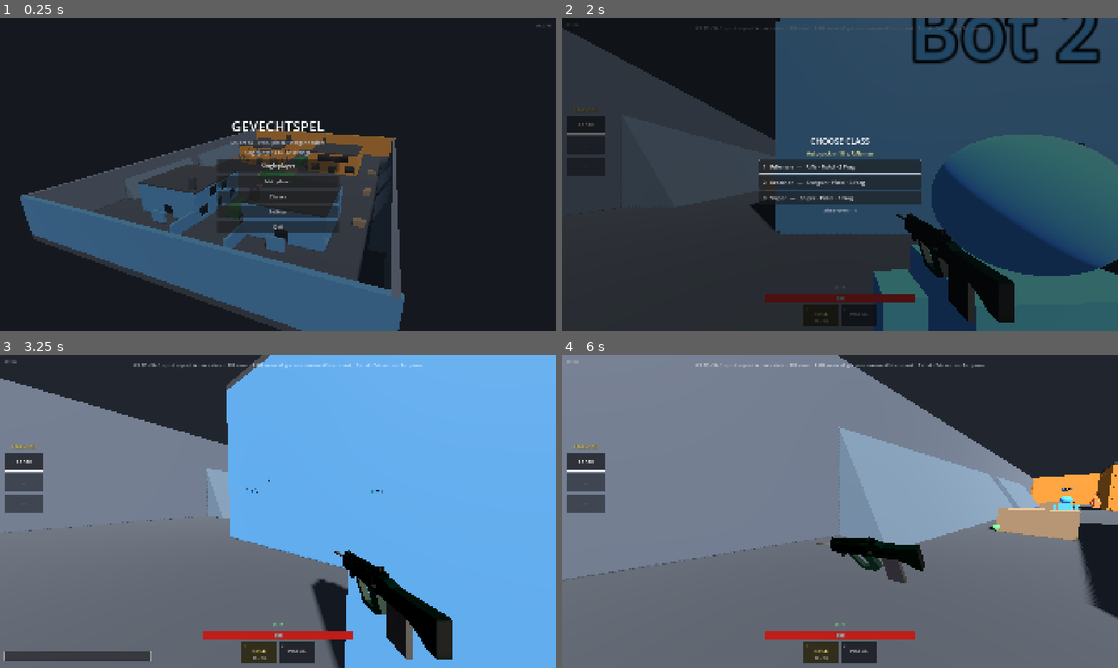
Above: before the commit, frames 1-4 (two rows, left to right).
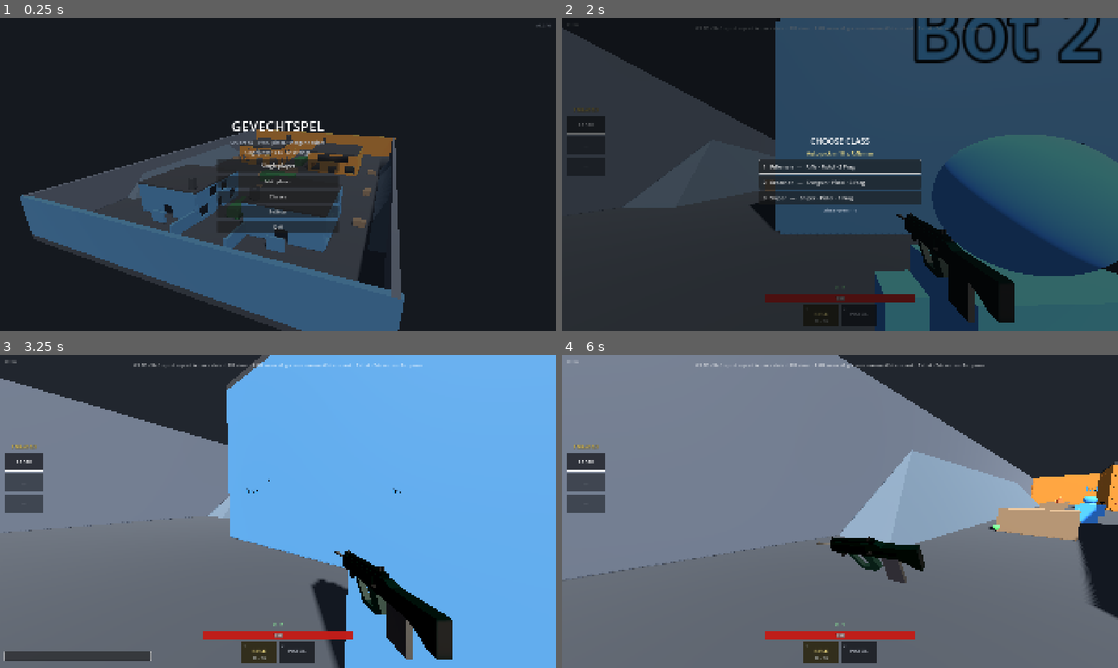
Above: after the commit, the same moments.

Repository: MezzoSplash/gevechtspel2
Game: Godot game, scene res://scenes/main.tscn
The game is run twice, just before and just after one commit, with the same random seed, the same clock (stepped at 60 frames per second) and the same inputs. Sound files missing from this copy of the repository are replaced by a short silence.
Inputs (mouse positions are in pixels of both pictures, inside the frame that each line leads up to):
- Up to frame 1 (0.25 s): no input
- Up to frame 2 (2 s): click "Singleplayer" at 0.5 s; click "Play" at 1.25 s
- Up to frame 3 (3.25 s): tap Enter (use_streak) at 2 s; move the mouse to (400, 495) at 2.02 s; hold D (move_right) 2.03-2.78 s; tap Space (jump) at 2.1, 2.27, 2.57, 3.02, 3.05 s; click (400, 495) at 2.17 s; move the mouse to (250, 511) at 2.77 s; hold W (move_forward) from 2.78 s (still down); tap T (chat) at 2.85 s
- Up to frame 4 (6 s): keep holding W (move_forward); tap Space (jump) at 3.32, 3.5, 3.8, 4.52, 4.55, 4.82, 5.27, 5.3, 5.57 s; move the mouse to (851, 505) at 3.52 s; hold Ctrl (crouch) 3.53-4.28 s; tap Enter (use_streak) at 4.25 s; move the mouse to (834, 517) at 4.27 s; click (834, 517) at 4.35 s; move the mouse to (878, 514) at 5.02 s; hold G (grenade) 5.03-5.78 s; tap R (reload) at 5.65 s; move the mouse to (795, 508) at 5.77 s; tap E (melee) at 5.85 s

The runs differ from the first frame. In frame 1, less than 0.1% of the frame differs, in the area x 23-70%, y 44-58%; in frame 2, 1.7%; in frame 3, 0.4%; in frame 4, 2.5%, in the area x 49-100%, y 22-60%.

Commit message:
Townhouses: doorlopende surf-ramps per kant met 40°-kicker aan beide uiteinden; DROP telt pas vrije val na de ramp, drempel 3,5 m

Diff:
--- a/scenes/maps/townhouses.tscn
+++ b/scenes/maps/townhouses.tscn
@@ -1162,28 +1162,40 @@
 size = Vector3(2.2, 1.1, 1.4)
 material = SubResource("Mat_cover")
 
-[node name="SurfWestN" type="CSGPolygon3D" parent="Arena"]
-transform = Transform3D(1, 0, 0, 0, 1, 0, 0, 0, 1, -28.000, 0, -1.800)
-polygon = PackedVector2Array(-0.1000, -0.1000, 2.6558, -0.1000, -0.1000, 4.6732)
-depth = 22.20
-material = SubResource("Mat_surf")
-
-[node name="SurfWestS" type="CSGPolygon3D" parent="Arena"]
+[node name="SurfWest" type="CSGPolygon3D" parent="Arena"]
 transform = Transform3D(1, 0, 0, 0, 1, 0, 0, 0, 1, -28.000, 0, 24.000)
 polygon = PackedVector2Array(-0.1000, -0.1000, 2.6558, -0.1000, -0.1000, 4.6732)
-depth = 22.20
+depth = 48.0
 material = SubResource("Mat_surf")
 
-[node name="SurfEastN" type="CSGPolygon3D" parent="Arena"]
+[node name="BevelA" type="CSGBox3D" parent="Arena/SurfWest"]
+transform = Transform3D(1, 0, 0, 0, 0.766044, -0.642788, 0, 0.642788, 0.766044, 1.3000, 7.6604, 6.4279)
+operation = 2
+size = Vector3(8, 20, 30)
+material = SubResource("Mat_surf")
+
+[node name="BevelB" type="CSGBox3D" parent="Arena/SurfWest"]
+transform = Transform3D(1, 0, 0, 0, 0.766044, 0.642788, 0, -0.642788, 0.766044, 1.3000, 7.6604, -54.4279)
+operation = 2
+size = Vector3(8, 20, 30)
+material = SubResource("Mat_surf")
+
+[node name="SurfEast" type="CSGPolygon3D" parent="Arena"]
 transform = Transform3D(-1, 0, 0, 0, 1, 0, 0, 0, -1, 28.000, 0, -24.000)
 polygon = PackedVector2Array(-0.1000, -0.1000, 2.6558, -0.1000, -0.1000, 4.6732)
-depth = 22.20
+depth = 48.0
 material = SubResource("Mat_surf")
 
-[node name="SurfEastS" type="CSGPolygon3D" parent="Arena"]
-transform = Transform3D(-1, 0, 0, 0, 1, 0, 0, 0, -1, 28.000, 0, 1.800)
-polygon = PackedVector2Array(-0.1000, -0.1000, 2.6558, -0.1000, -0.1000, 4.6732)
-depth = 22.20
+[node name="BevelA" type="CSGBox3D" parent="Arena/SurfEast"]
+transform = Transform3D(1, 0, 0, 0, 0.766044, -0.642788, 0, 0.642788, 0.766044, 1.3000, 7.6604, 6.4279)
+operation = 2
+size = Vector3(8, 20, 30)
+material = SubResource("Mat_surf")
+
+[node name="BevelB" type="CSGBox3D" parent="Arena/SurfEast"]
+transform = Transform3D(1, 0, 0, 0, 0.766044, 0.642788, 0, -0.642788, 0.766044, 1.3000, 7.6604, -54.4279)
+operation = 2
+size = Vector3(8, 20, 30)
 material = SubResource("Mat_surf")
 
 [node name="LightBlueW" type="OmniLight3D" parent="."]
--- a/scripts/player.gd
+++ b/scripts/player.gd
@@ -974,6 +974,7 @@
 		_fall_peak = maxf(_fall_peak, y)
 		if steep or _ramp_beside():
 			_surf_seen_t = _style_clock
+			_fall_peak = y # riding a ramp is not falling: DROP counts the free fall after it
 	else:
 		if _style_in_air:
 			_landed_drop = _fall_peak - global_position.y
--- a/shared/style.gd
+++ b/shared/style.gd
@@ -58,7 +58,7 @@
 const BURST_GAP := 0.5 # seconds: a longer pause between rifle shots ends the burst even if the trigger stayed down
 const HS_STREAK_KILLS := 3
 const SURF_RECENT := 0.3 # seconds since the last ramp contact that still count as surfing
-const DROP_M := 4.0 # metres from the highest point of the fall (a jump on flat ground is ~1.3 m)
+const DROP_M := 3.5 # metres from the highest point of the fall: a jump off an upper floor (3 m) clears it, a jump on flat ground (~1.3 m) does not
 const DROP_RECENT := 1.0 # seconds after landing
 const CHAIN_WINDOW := 8.0 # seconds between trick kills that still chain
 const CHAIN_STEP := 0.25
